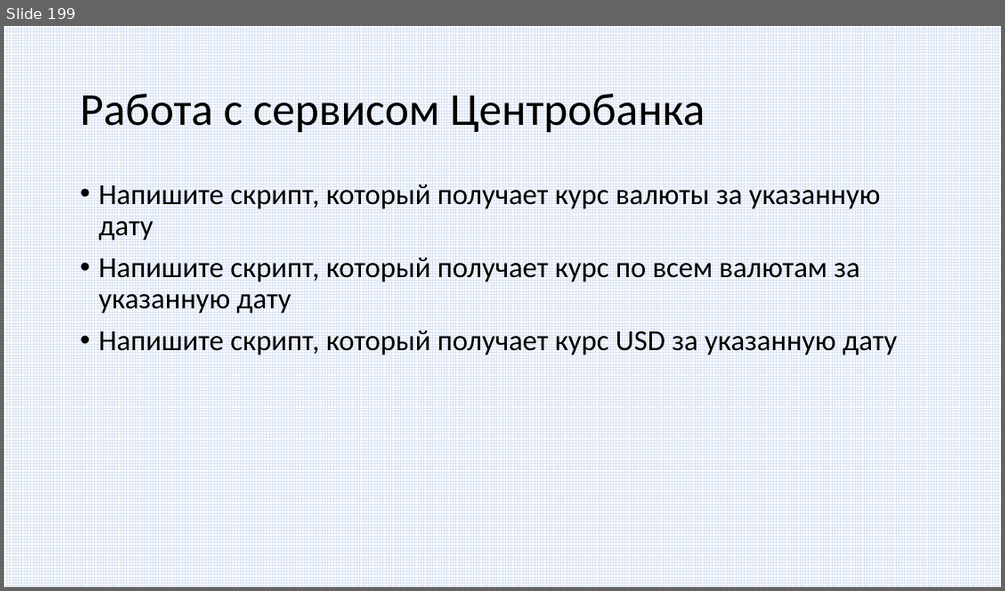
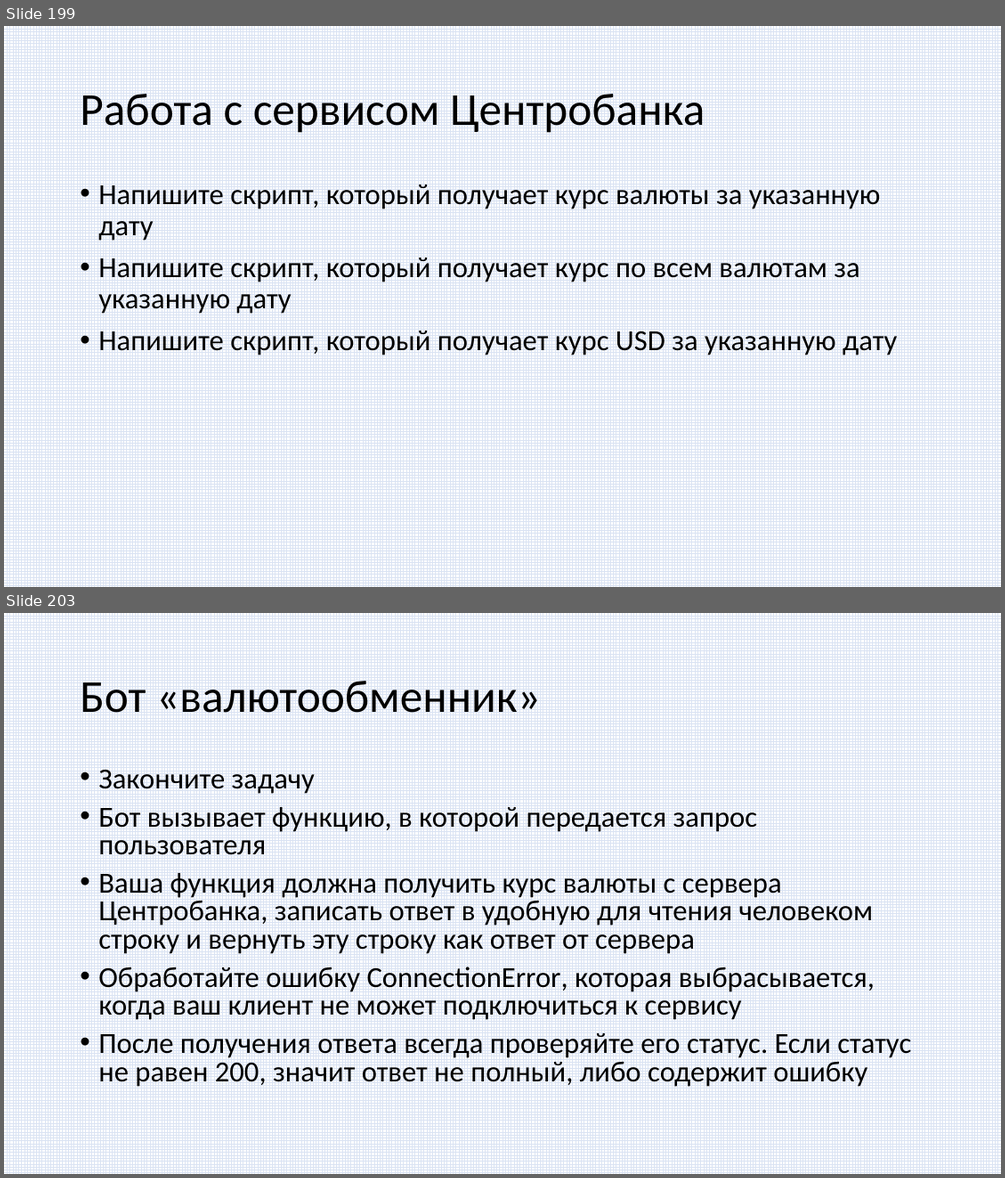
Before and after one commit to paveltsytovich/telegram-course, a slide deck: Presentation/Разработка ботов для телеграмм на Python.pptx. Shown one above the other, each under a label of ours: slide 199 before the commit, slides 199 and 203 after it; the slides between them are not shown. The pictures are 1005x591 and 1005x1178 pixels, drawn with LibreOffice and Linux fonts; fonts in the diff are those of the drawing. Boxes give left, top, right and bottom in pixels: in the first picture for what was removed or moved away, otherwise in the second. Text is boxed around its words. In the diff, an @@ line names an element or a change of style, - is before the commit and + after.

```diff
--- a/Presentation/Разработка ботов для телеграмм на Python.pptx
+++ b/Presentation/Разработка ботов для телеграмм на Python.pptx
@@ slide 203 added at (4, 613, 1001, 1174), background #FFFFFF; not listed: 1 template element that a slide beside it also shows @@
@@ title added at (80, 681, 541, 713), 44 pt, text #000000 @@
+Бот «валютообменник»
@@ text added at (98, 770, 911, 1086), 28 pt, text #000000 @@
+• Закончите задачу
+• Бот вызывает функцию, в которой передается запрос пользователя
+• Ваша функция должна получить курс валюты с сервера Центробанка, записать ответ в удобную для чтения человеком строку и вернуть эту строку как ответ от сервера
+• Обработайте ошибку ConnectionError, которая выбрасывается, когда ваш клиент не может подключиться к сервису
+• После получения ответа всегда проверяйте его статус. Если статус не равен 200, значит ответ не полный, либо содержит ошибку
```
Also in this commit, not shown: 3 other slides added.
